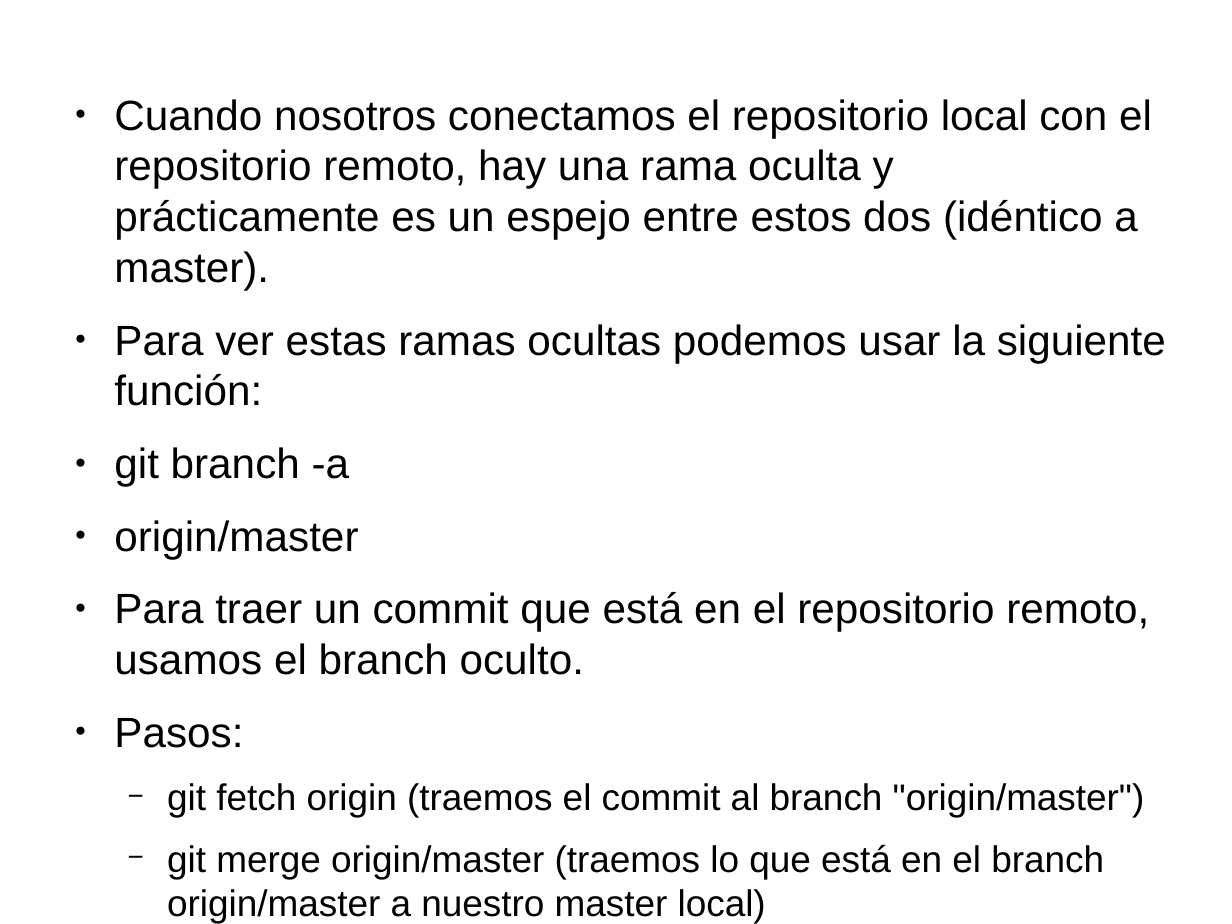
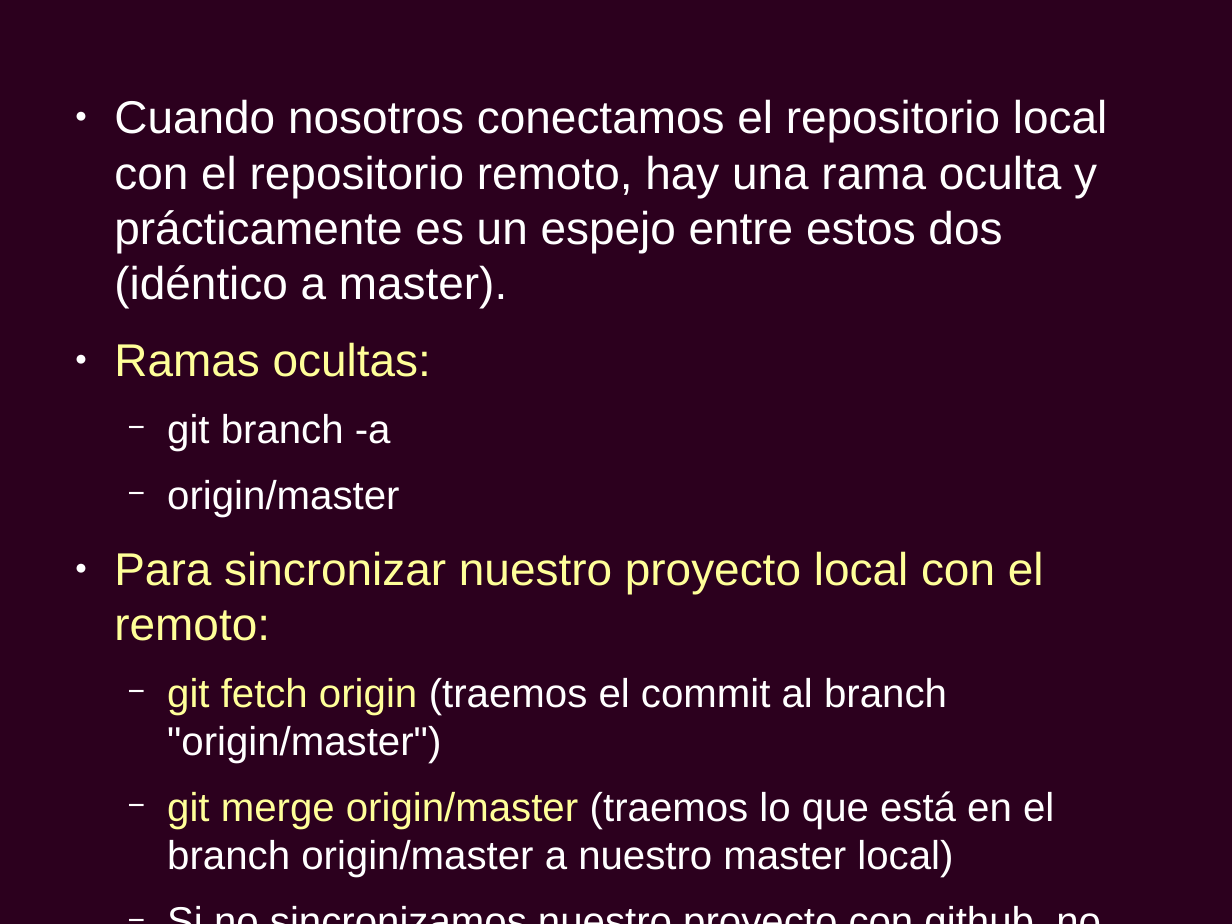
Before and after one commit to fmengoni/cursogit, a slide deck: slide 8 of Presentación git.odp. Drawn at 1232x924 pixels with LibreOffice and Linux fonts; fonts in the diff are those of the drawing. Boxes give left, top, right and bottom in pixels: in the first picture for what was removed or moved away, otherwise in the second. Text is boxed around its words. In the diff, an @@ line names an element or a change of style, - is before the commit and + after.

```diff
--- a/Presentación git.odp
+++ b/Presentación git.odp
@@ background #FFFFFF to #2C001E @@
@@ text at bbox=[114, 99, 1107, 878]: size 27.2 to 29.6 pt in "Cuando nosotros conectamos el repositorio local con ..."; text colour #000000 to #FFFFFF in "Cuando nosotros conectamos el repositorio local con ...", "git branch -a", "origin/master", "(traemos el commit al branch "origin/master")" and 2 more places; size 27.2 to 25.9 pt in "git branch -a", "origin/master"; size 23.8 to 25.9 pt in "git fetch origin (traemos el commit al ...", "git merge origin/master (traemos lo que está ...", "Si no sincronizamos nuestro proyecto con github, ..."; text colour #000000 to #FFFF99 in "git fetch origin", "git merge origin/master"; bullet colour #000000 to #FFFFFF; bullet ● to −; list level 1 to 2 in "git branch -a"; list level 1 to 2 in "origin/master" @@
@@ text at bbox=[114, 342, 431, 377]: text changed; size 27.2 to 29.6 pt; text colour #000000 to #FFFF99 @@
-● Para ver estas ramas ocultas podemos usar la siguiente función:
+● Ramas ocultas:
@@ text at bbox=[114, 551, 1044, 641]: text changed; size 27.2 to 29.6 pt; text colour #000000 to #FFFF99 @@
-● Para traer un commit que está en el repositorio remoto, usamos el branch oculto.
-● Pasos:
+● Para sincronizar nuestro proyecto local con el remoto:
```
Also in this commit, not shown: 7 other slides changed.
